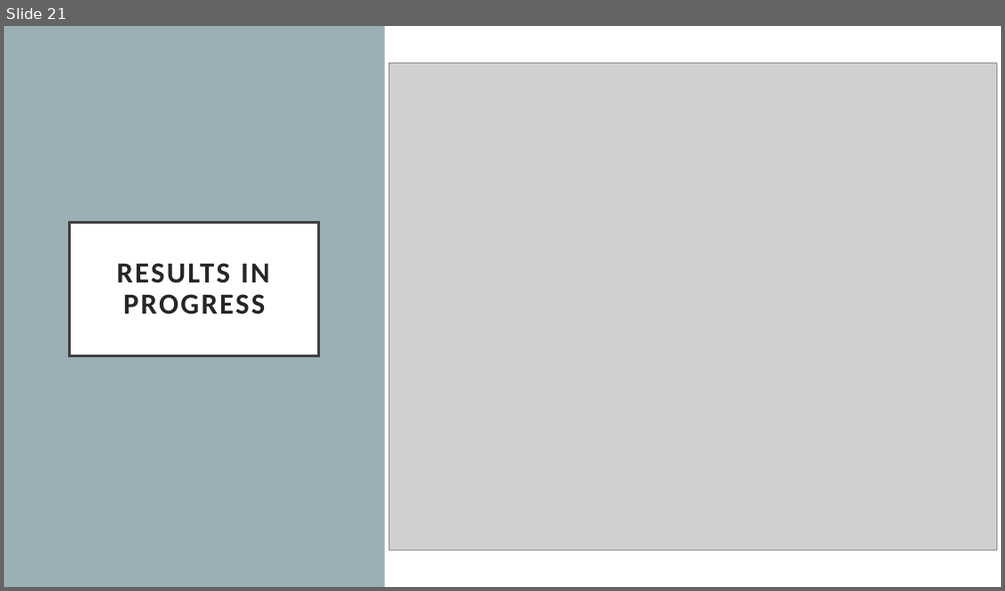
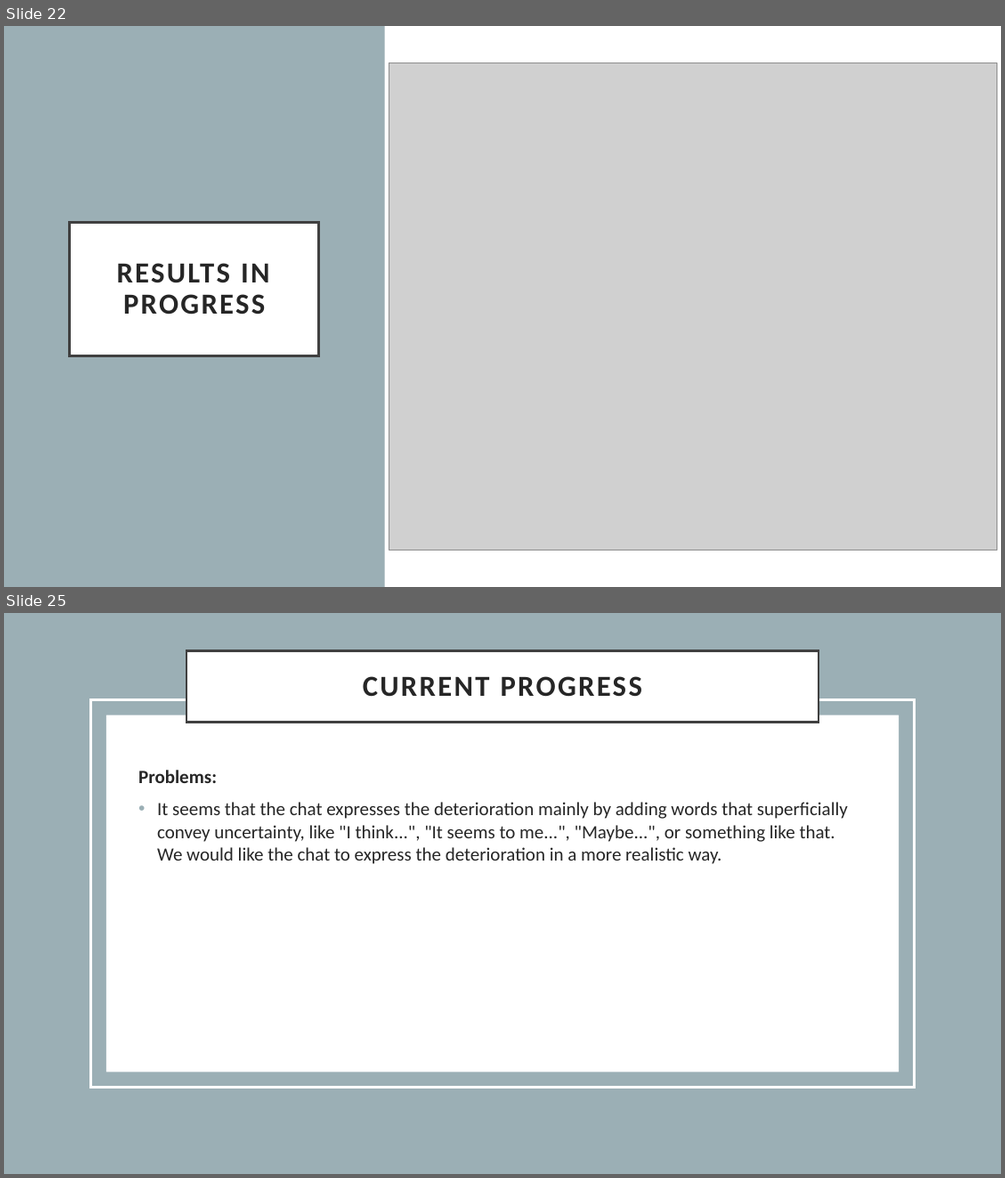
Before and after one commit to NetanelShalev/AD_LongitudinalDataGenerator, a slide deck: paper_presentation.pptx. Shown one above the other, each under a label of ours: slide 21 before the commit, slides 22 and 25 after it; the slides between them are not shown. The pictures are 1005x591 and 1005x1178 pixels, drawn with LibreOffice and Linux fonts; fonts in the diff are those of the drawing; grey boxes stand for pictures. Boxes give left, top, right and bottom in pixels: in the first picture for what was removed or moved away, otherwise in the second. Text is boxed around its words. In the diff, an @@ line names an element or a change of style, - is before the commit and + after.

```diff
--- a/paper_presentation.pptx
+++ b/paper_presentation.pptx
@@ slide 25 added at [4,613,1001,1174], background #FFFFFF @@
@@ rectangle added at [4,613,1001,1174], fill #9BAFB5 @@
@@ title added at [186,651,818,722], fill #FFFFFF, outline #404040 2.5 pt, 28 pt, text #262626, bold @@
+CURRENT PROGRESS
@@ rectangle added at [90,699,914,1087], outline #FFFFFF 2.5 pt @@
@@ rectangle added at [106,714,899,1071], fill #FFFFFF @@
@@ text added at [138,770,848,864], 18 pt, text #262626 @@
+Problems:
+• It seems that the chat expresses the deterioration mainly by adding words that superficially convey uncertainty, like "I think...", "It seems to me...", "Maybe...", or something like that.
+  We would like the chat to express the deterioration in a more realistic way.
@@ what was slide 21 is now slide 22 @@
```
Also in this commit, not shown: 2 slides changed, 5 other slides added, 10 other files.
